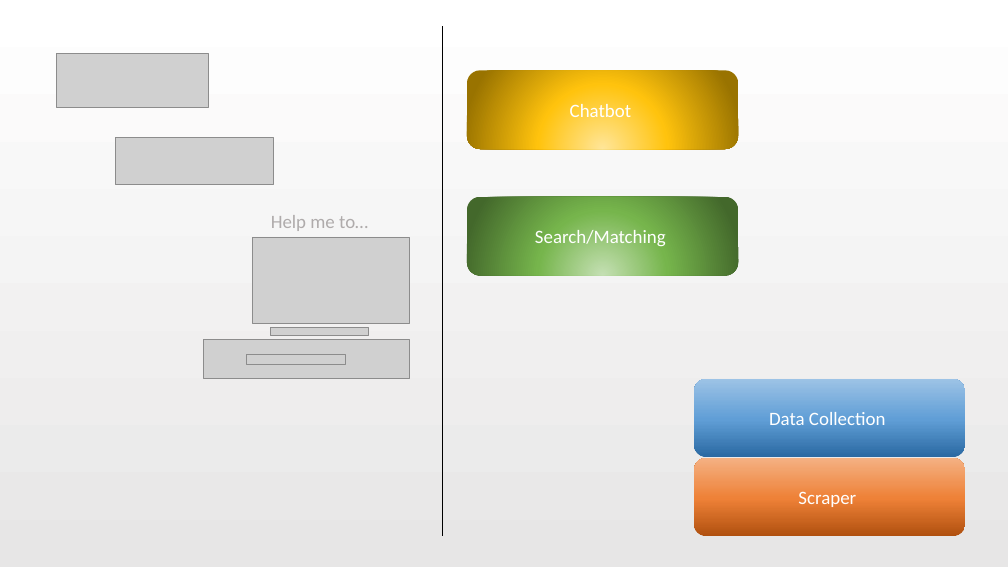
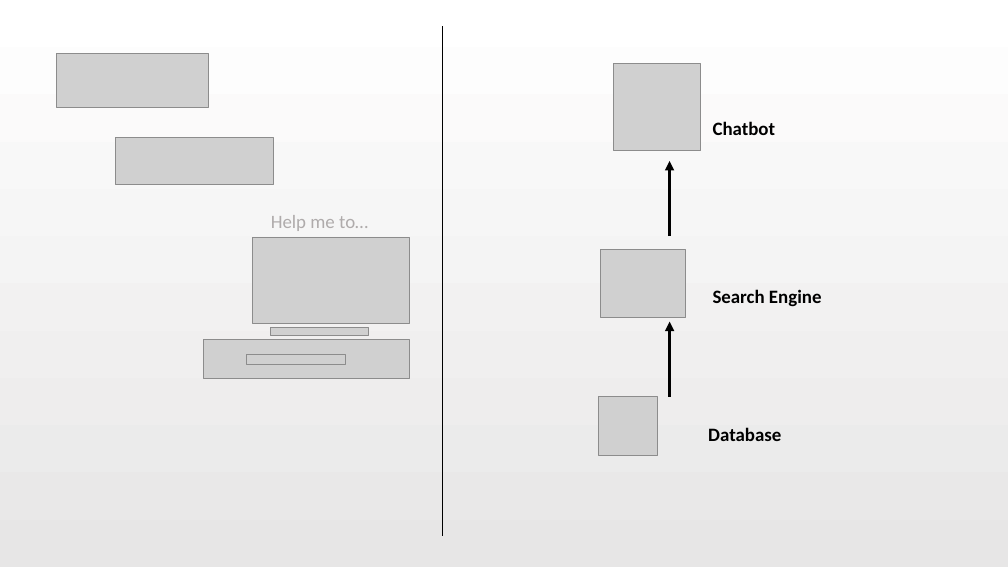
Before and after one commit to henryzt/JPMorgan-CFG19-Project-Access-Chatbot, a slide deck: slide 5 of presentation/03.pptx (slide 4 before the commit). Drawn at 1008x567 pixels with LibreOffice and Linux fonts; fonts in the diff are those of the drawing; grey boxes stand for pictures. Boxes give left, top, right and bottom in pixels: in the first picture for what was removed or moved away, otherwise in the second. Text is boxed around its words. In the diff, an @@ line names an element or a change of style, - is before the commit and + after.

```diff
--- a/presentation/03.pptx
+++ b/presentation/03.pptx
@@ picture added at (x1=614, y1=64, x2=701, y2=150) @@
@@ text "Chatbot" moved from (x1=467, y1=70, x2=739, y2=149) to (x1=713, y1=121, x2=776, y2=135) @@
@@ text "Chatbot" at (x1=713, y1=121, x2=776, y2=135): text colour #FFFFFF to #000000, bold on; alignment centre to left; vertical alignment middle to top; fill gradient #FFE699 to #FFC30D to #997300 to none @@
@@ arrow added from (670, 236) to (670, 161), #000000 3 pt @@
@@ rounded rectangle removed at (x1=467, y1=197, x2=739, y2=275) @@
-Search/Matching
@@ picture added at (x1=601, y1=250, x2=686, y2=318) @@
@@ text added at (x1=713, y1=289, x2=822, y2=307), 18 pt, text #000000, bold @@
+Search Engine
@@ arrow added from (670, 397) to (670, 321), #000000 3 pt @@
@@ rounded rectangle removed at (x1=694, y1=379, x2=966, y2=457) @@
-Data Collection
@@ picture added at (x1=599, y1=397, x2=657, y2=455) @@
@@ text added at (x1=708, y1=427, x2=781, y2=441), 18 pt, text #000000, bold @@
+Database
@@ rounded rectangle removed at (x1=694, y1=457, x2=966, y2=536) @@
-Scraper
```
Also in this commit, not shown: 1 slide added.
